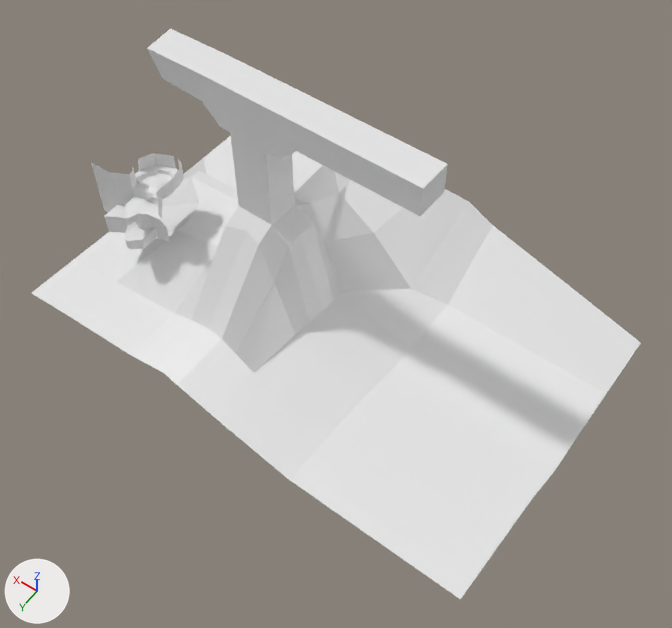
Two versions of the glTF model assets/SilasPipelineSupplies/GraveyardMap.gltf, one commit apart.
Rendered twice from a camera (50 mm lens) standing at (-1044.0, 869.0, 1247.0) and looking at (-447.0, 32.0, -68.0). The axes (+X, +Y, +Z) are drawn at lower left. The lights are the same throughout. The first picture is the older version. Where no turn or scale is listed for an object, it has been applied to the vertices.
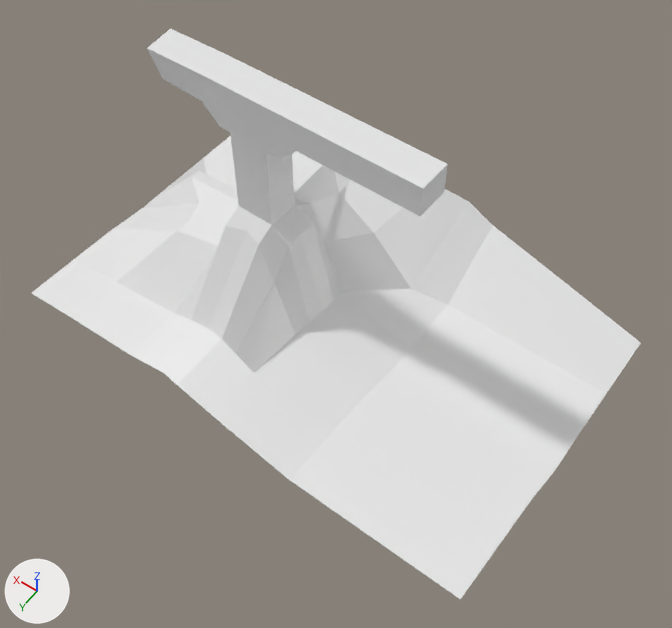
Edits to the bpy script that builds the scene:
```text
Remove ob_plane:
    ob_plane = bpy.data.objects.new('Plane', me_plane)
    ob_plane.location = (-27.0, 33.0, 12.0)
```

Changed parts and their boxes [x1, y1, x2, y2] in the pictures (672 x 628 px):
'Plane', deleted
    before: [91, 153, 184, 249]
